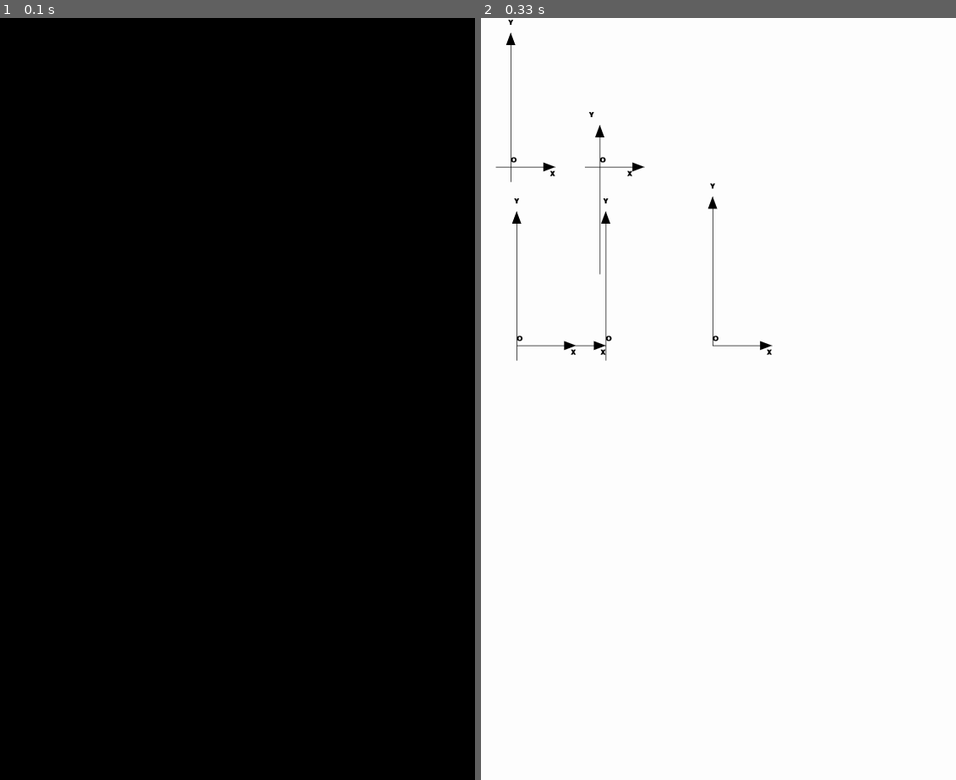
Above: before the commit, frames 1-2 (left to right).
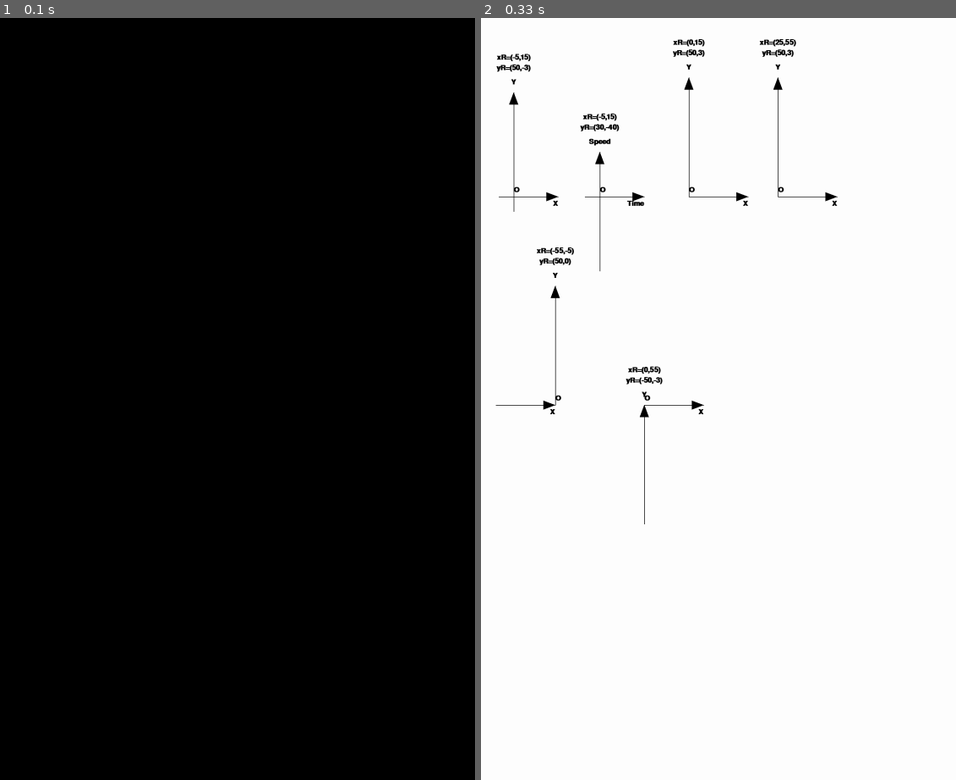
Above: after the commit, the same moments.

Repository: Archanciel/Pygame_2d_Cartesian_coordinates_system
Game: pygame game, started from draw_cartesian_axes.py
The game is run twice, just before and just after one commit, with the same random seed, the same clock (stepped at 60 frames per second) and the same inputs.
Inputs:
- Up to frame 1 (0.1 s): no input
- Up to frame 2 (0.33 s): no input

Frame 1 is identical in both runs. In frame 2, 1.7% of the frame differs, in the area x 3-76%, y 0-67%.

Commit message:
handled multilinr title + optimization

Diff:
--- a/draw_cartesian_axes.py
+++ b/draw_cartesian_axes.py
@@ -68,20 +68,23 @@
 
 if os.name == 'posix':
 	cartesianAxesLst.append(
-		PygameTwoDCartesianCoordSystem(screen=screen, origin=(100, 500), xLength=200, yLength=500, xRange=(-5, 15),
-									   yRange=(50, -3)))
+		PygameTwoDCartesianCoordSystem(screen=screen, origin=(110, 600), xLength=200, yLength=400, xRange=(-5, 15),
+									   yRange=(50, -3), titleLst=["xR=(-5,15)","yR=(50,-3)"]))
 	cartesianAxesLst.append(
-		PygameTwoDCartesianCoordSystem(screen=screen, origin=(400, 500), xLength=200, yLength=500, xRange=(-5, 15),
-									   yRange=(20, -50), xLabel='Time', yLabel='Speed'))
+		PygameTwoDCartesianCoordSystem(screen=screen, origin=(400, 600), xLength=200, yLength=400, xRange=(-5, 15),
+									   yRange=(30, -40), xLabel='Time', yLabel='Speed', titleLst=["xR=(-5,15)","yR=(30,-40)"]))
 	cartesianAxesLst.append(
-		PygameTwoDCartesianCoordSystem(screen=screen, origin=(120, 1100), xLength=200, yLength=500, xRange=(25, 55),
-									   yRange=(50, -3)))
+		PygameTwoDCartesianCoordSystem(screen=screen, origin=(700, 600), xLength=200, yLength=400, xRange=(0, 15),
+									   yRange=(50, 3), titleLst=["xR=(0,15)","yR=(50,3)"]))
 	cartesianAxesLst.append(
-		PygameTwoDCartesianCoordSystem(screen=screen, origin=(420, 1100), xLength=200, yLength=500, xRange=(-55, -5),
-									   yRange=(50, -3)))
+		PygameTwoDCartesianCoordSystem(screen=screen, origin=(1000, 600), xLength=200, yLength=400, xRange=(25, 55),
+									   yRange=(50, 3), titleLst=["xR=(25,55)","yR=(50,3)"]))
 	cartesianAxesLst.append(
-		PygameTwoDCartesianCoordSystem(screen=screen, origin=(780, 1100), xLength=200, yLength=500, xRange=(0, 15),
-									   yRange=(50, 3)))
+		PygameTwoDCartesianCoordSystem(screen=screen, origin=(250, 1300), xLength=200, yLength=400, xRange=(-55, -5),
+									   yRange=(50, 0), titleLst=["xR=(-55,-5)","yR=(50,0)"]))
+	cartesianAxesLst.append(
+		PygameTwoDCartesianCoordSystem(screen=screen, origin=(550, 1300), xLength=200, yLength=400, xRange=(0, 55),
+									   yRange=(-50, -3), titleLst=["xR=(0,55)","yR=(-50,-3)"]))
 #origin, xLength, yLength, xRange, yRange, xLabel='X', yLabel='Y', color=BLACK, thickness=2, leftMargin=0, topMargin=0):
 else:
 	cartesianAxesLst.append(
--- a/pygametwodcartesiancoordsystem.py
+++ b/pygametwodcartesiancoordsystem.py
@@ -6,35 +6,61 @@
 FONT_SIZE = 35
 
 class PygameTwoDCartesianCoordSystem(TwoDCartesianCoordSystem):
+	"""
+	This class performs the actual Cartesian axes drawing. It also handles
+	the Pygame Font related logic.
+	"""
 	def __init__(self, screen, origin, xLength, yLength, xRange, yRange, xLabel='X', yLabel='Y', color=BLACK,
-				 thickness=2, title=''):
-		super().__init__(origin, xLength, yLength, xRange, yRange, xLabel='X', yLabel='Y', color=BLACK,
-				 thickness=2, title='')
+				 thickness=2, titleLst=[]):
+		super().__init__(origin, xLength, yLength, xRange, yRange, xLabel, yLabel, color,
+				 thickness, titleLst)
 
 		self.screen = screen
 
 		font = pg.font.SysFont(None, FONT_SIZE, bold=True, italic=False)
 
-		# Render the text. "True" means anti-aliased text.
-		# Black is the color. This creates an image of the
-		# letters, but does not put it on the screen
+		# Render the text. "True" means anti-aliased text. This creates
+		# an image of the text, but does not put it on the screen
 		self.xLabelText = font.render(self.xLabel, True, self.color)
 		self.xLabelHorizontalShift = font.size(xLabel)[0]
+		self.xLabelVerticalShift = self.xAxisCoordEnd[1] + FONT_SIZE / 3
 		self.yLabelText = font.render(self.yLabel, True, self.color)
 		self.yLabelHorizontalShift = font.size(yLabel)[0] / 2
+		self.yLabelVerticalShift = self.yAxisCoordStart[1] - 4 * FONT_SIZE / 3
 		self.originText = font.render("O", True, self.color)
+		self.originVerticalShift = self.origin[1] - FONT_SIZE
+
+		self.titleTextLst = []
+		self.titleHorizontalShiftLst = []
+		self.titleYCoord = self.yAxisCoordStart[1] - 2.7 * FONT_SIZE
+
+		for title in self.titleLst:
+			self.titleTextLst.append(font.render(title, True, self.color))
+			self.titleHorizontalShiftLst.append(font.size(title)[0] / 2)
 
 	def draw(self):
 		# drawing x axis
 		pg.draw.line(self.screen, self.axesColor, self.xAxisCoordStart, self.xAxisCoordEnd, self.thickness)
 		pg.draw.polygon(self.screen, self.axesColor, self.xArrowCoord)
 		self.screen.blit(self.xLabelText,
-						 (self.xAxisCoordEnd[0] - self.xLabelHorizontalShift, self.xAxisCoordEnd[1] + FONT_SIZE / 3))
+						 (self.xAxisCoordEnd[0] - self.xLabelHorizontalShift, self.xLabelVerticalShift))
 
 		# drawing y axis
 		pg.draw.line(self.screen, self.axesColor, self.yAxisCoordStart, self.yAxisCoordEnd, self.thickness)
 		pg.draw.polygon(self.screen, self.axesColor, self.yArrowCoord)
-		self.screen.blit(self.yLabelText, (
-		self.yAxisCoordStart[0] - self.yLabelHorizontalShift, self.yAxisCoordStart[1] - 4 * FONT_SIZE / 3))
+		self.screen.blit(self.yLabelText,
+						(self.yAxisCoordStart[0] - self.yLabelHorizontalShift, self.yLabelVerticalShift))
 
-		self.screen.blit(self.originText, (self.origin[0], self.origin[1] - FONT_SIZE))
+		# drawing origin
+		self.screen.blit(self.originText,
+						(self.origin[0], self.originVerticalShift))
+
+		# drawing title
+		i = len(self.titleTextLst)
+		titleYCoord = self.titleYCoord
+
+		for titleText in reversed(self.titleTextLst):
+			self.screen.blit(titleText,
+							(self.yAxisCoordStart[0] - self.titleHorizontalShiftLst[i - 1], titleYCoord))
+			i -= 1
+			titleYCoord -= FONT_SIZE
--- a/twodcartesiancoordsystem.py
+++ b/twodcartesiancoordsystem.py
@@ -7,11 +7,17 @@
 FONT_SIZE = 35
 
 class TwoDCartesianCoordSystem:
+	"""
+	This class has no dependancy on Pygame. So, it can be unit tested more
+	efficiently. It hosts the Cartesian axes computation logic used by its
+	subclass PygameTwoDCartesianCoordSystem.
+	"""
 	def __init__(self, origin, xLength, yLength, xRange, yRange, xLabel='X', yLabel='Y', color=BLACK,
-				 thickness=2, title=''):
+				 thickness=2, titleLst=[]):
 		self.origin = origin
 		self.xLabel = xLabel
 		self.yLabel = yLabel
+		self.titleLst = titleLst
 		self.color = color
 		self.thickness = thickness
 
